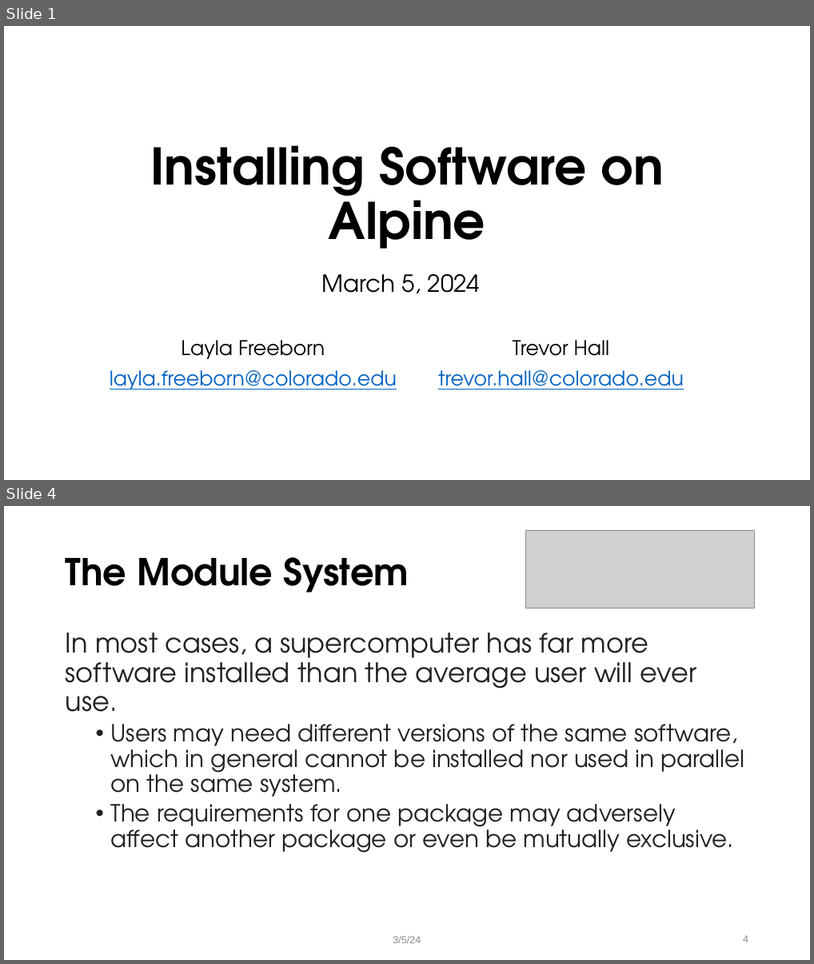
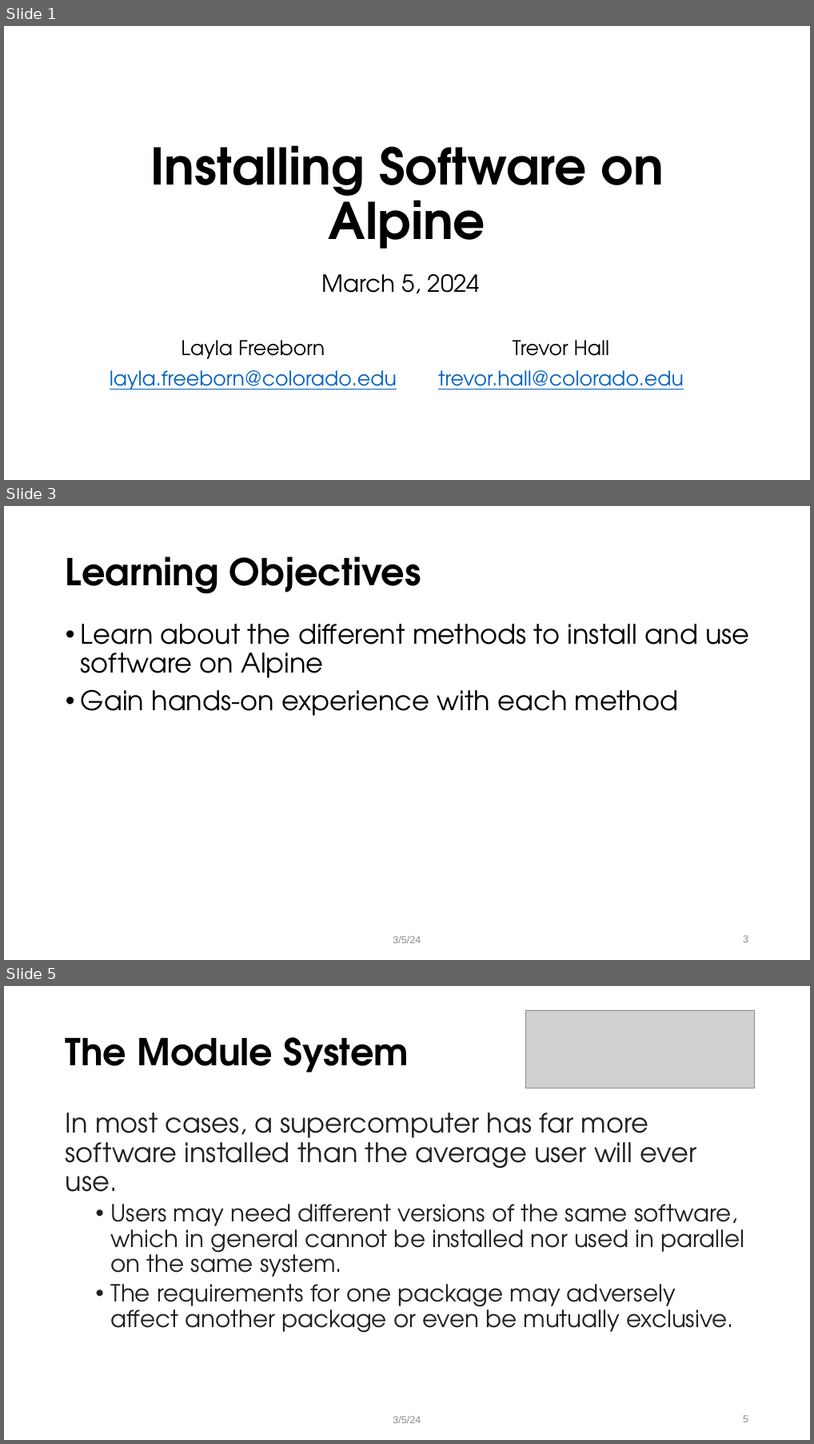
Before and after one commit to ResearchComputing/alpine_software_techlab, a slide deck: alpine_software_techlab.pptx. Shown one above the other, each under a label of ours: slides 1 and 4 before the commit, slides 1, 3 and 5 after it; the slides between them are not shown. The pictures are 814x964 and 814x1444 pixels, drawn with LibreOffice and Linux fonts; fonts in the diff are those of the drawing; grey boxes stand for pictures; background and template pictures are left out. Boxes give left, top, right and bottom in pixels: in the first picture for what was removed or moved away, otherwise in the second. Text is boxed around its words. In the diff, an @@ line names an element or a change of style, - is before the commit and + after.

```diff
--- a/alpine_software_techlab.pptx
+++ b/alpine_software_techlab.pptx
@@ slide 3 added at [4, 506, 810, 960], background #FFFFFF @@
@@ title added at [66, 556, 422, 594], 44 pt, text #000000, bold @@
+Learning Objectives
@@ text added at [81, 624, 750, 716], 32 pt, text #000000 @@
+• Learn about the different methods to install and use software on Alpine
+• Gain hands-on experience with each method
@@ text added at [393, 936, 421, 943], 12 pt, text #8C8C8C @@
+3/5/24
@@ page number added at [743, 935, 749, 942], 12 pt, text #8C8C8C @@
+3
@@ what was slide 4 is now slide 5 @@
@@ page number at [743, 1415, 749, 1422]: text changed @@
-4
+5
```
Also in this commit, not shown: 7 slides changed, 1 other slide added, 3 other files.
